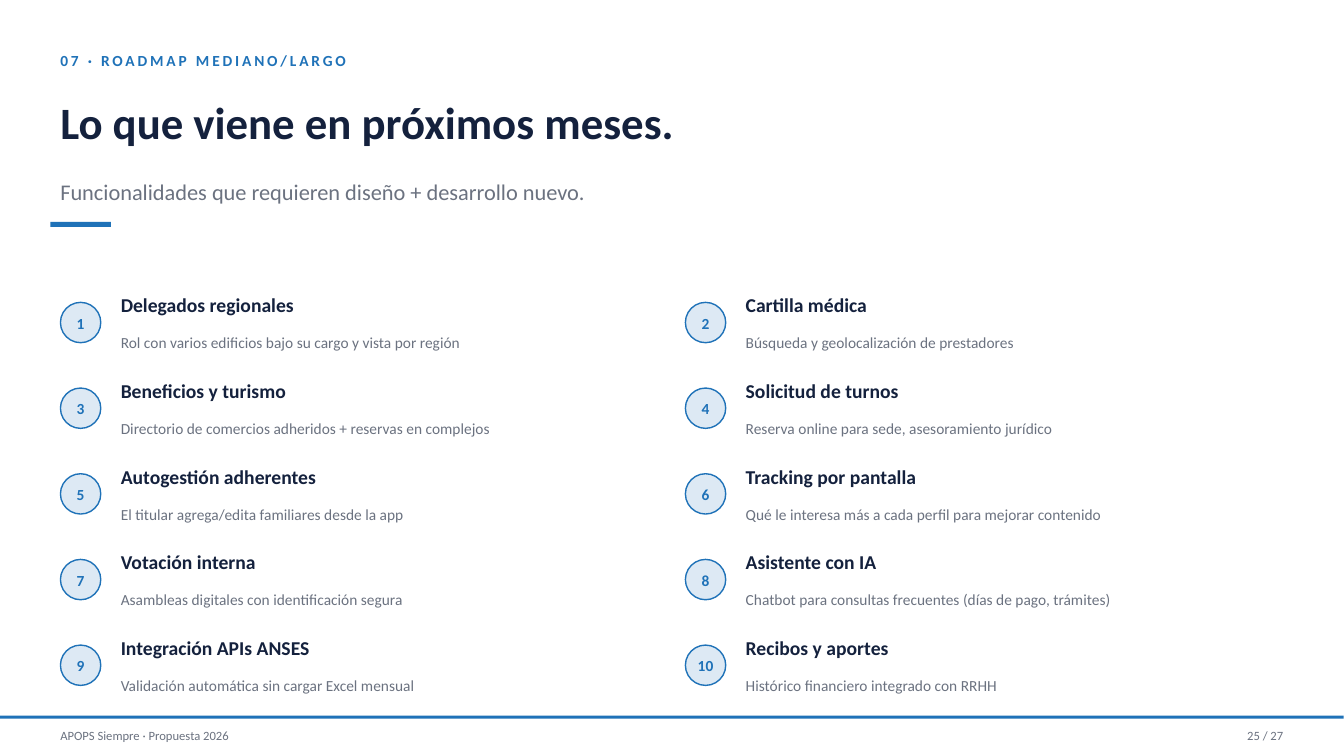
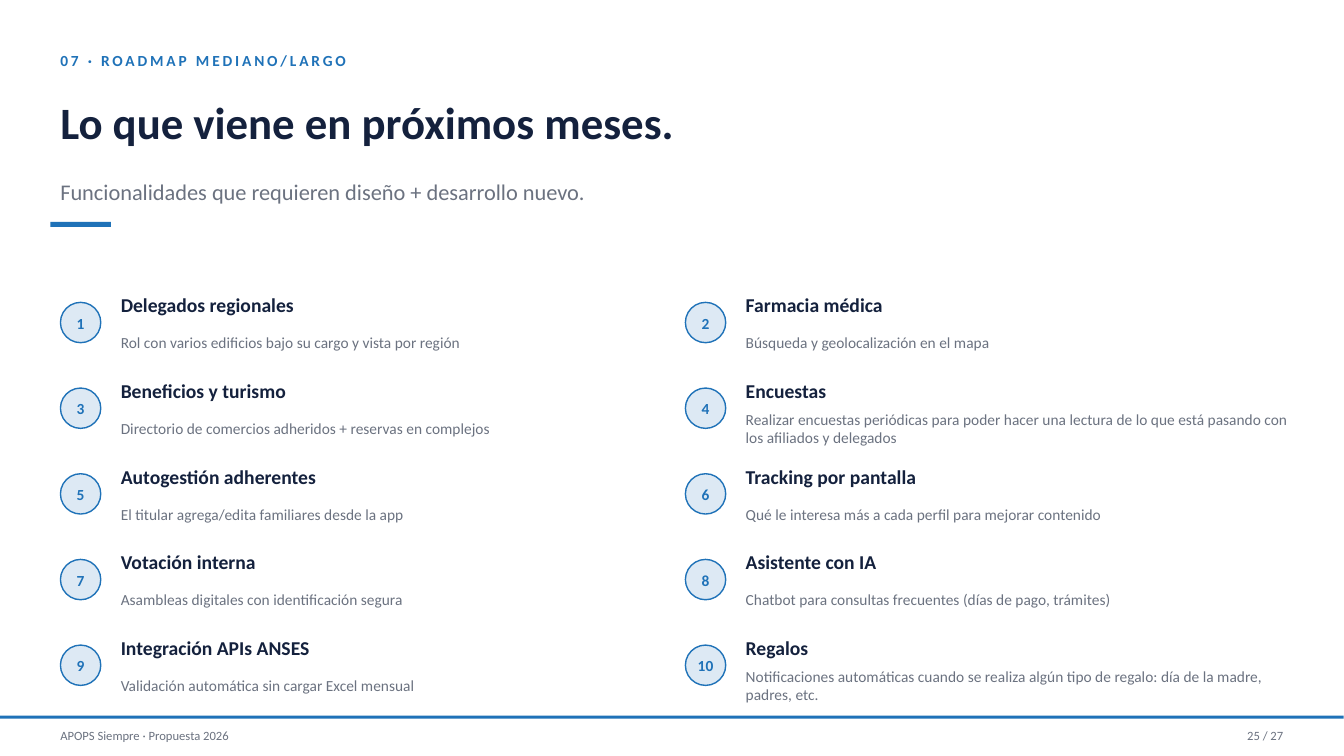
Before and after one commit to saadypacheco/apops, a slide deck: slide 25 of Presentacion-APOPS-Siempre.pptx. Drawn at 1344x756 pixels with LibreOffice and Linux fonts; fonts in the diff are those of the drawing. Boxes give left, top, right and bottom in pixels: in the first picture for what was removed or moved away, otherwise in the second. Text is boxed around its words. In the diff, an @@ line names an element or a change of style, - is before the commit and + after.

```diff
--- a/Presentacion-APOPS-Siempre.pptx
+++ b/Presentacion-APOPS-Siempre.pptx
@@ text at [746,298,883,312]: text changed @@
-Cartilla médica
+Farmacia médica
@@ text at [746,337,989,351]: text changed @@
-Búsqueda y geolocalización de prestadores
+Búsqueda y geolocalización en el mapa
@@ text at [746,385,826,398]: text changed @@
-Solicitud de turnos
+Encuestas
@@ text at [746,414,1287,446]: text changed @@
-Reserva online para sede, asesoramiento jurídico
+Realizar encuestas periódicas para poder hacer una lectura de lo que está pasando con los afiliados y delegados
@@ text at [746,641,808,659]: text changed @@
-Recibos y aportes
+Regalos
@@ text at [746,671,1262,703]: text changed @@
-Histórico financiero integrado con RRHH
+Notificaciones automáticas cuando se realiza algún tipo de regalo: día de la madre, padres, etc.
```
Also in this commit, not shown: 6 other slides changed, 2 other files.
